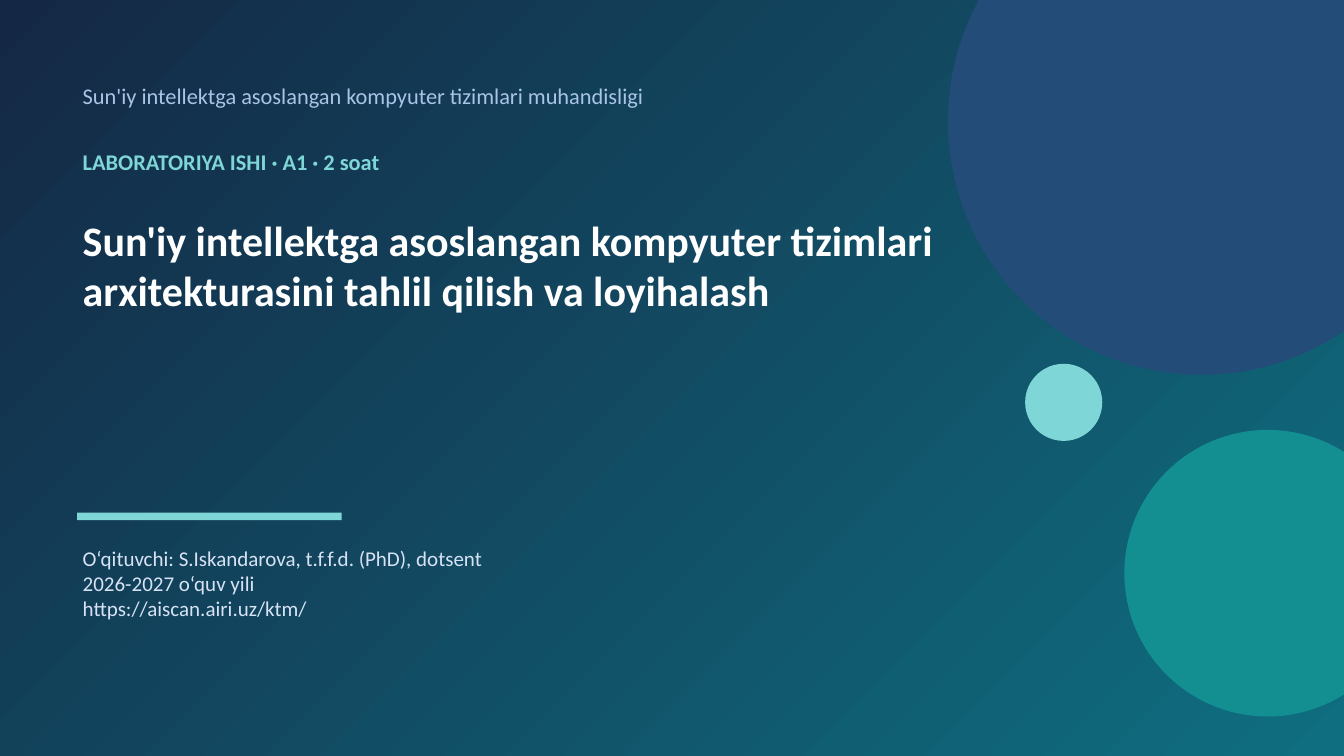
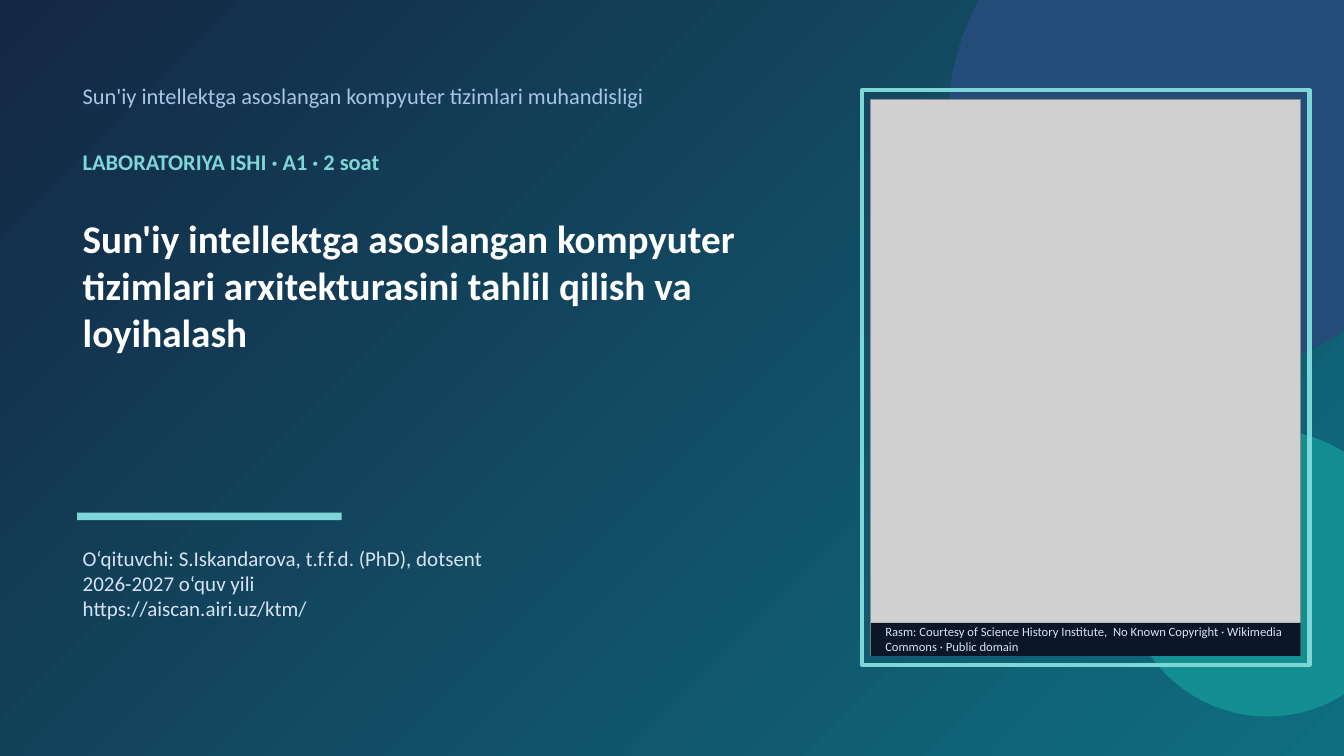
Before and after one commit to sayka7/ktm_labs, a slide deck: slide 1 of slaydlar/A1.pptx. Drawn at 1344x756 pixels with LibreOffice and Linux fonts; fonts in the diff are those of the drawing; grey boxes stand for pictures. Boxes give left, top, right and bottom in pixels: in the first picture for what was removed or moved away, otherwise in the second. Text is boxed around its words. In the diff, an @@ line names an element or a change of style, - is before the commit and + after.

```diff
--- a/slaydlar/A1.pptx
+++ b/slaydlar/A1.pptx
@@ rectangle added at (862,91,1310,665), outline #7FD6D7 3 pt @@
@@ picture added at (871,99,1302,655) @@
@@ text "Sun'iy intellektga asoslangan kompyuter tizimlari ..." at (83,225,735,353): size 30 to 28 pt @@
@@ ellipse removed at (1025,364,1103,442) @@
@@ rectangle added at (871,623,1302,656), fill #0B1626 @@
@@ text added at (885,627,1282,651), 9 pt, text #D7E3F4 @@
+Rasm: Courtesy of Science History Institute, No Known Copyright · Wikimedia Commons · Public domain
```
Also in this commit, not shown: 6 other slides changed, 3 slides added, 15 slides removed, 21 other files.
